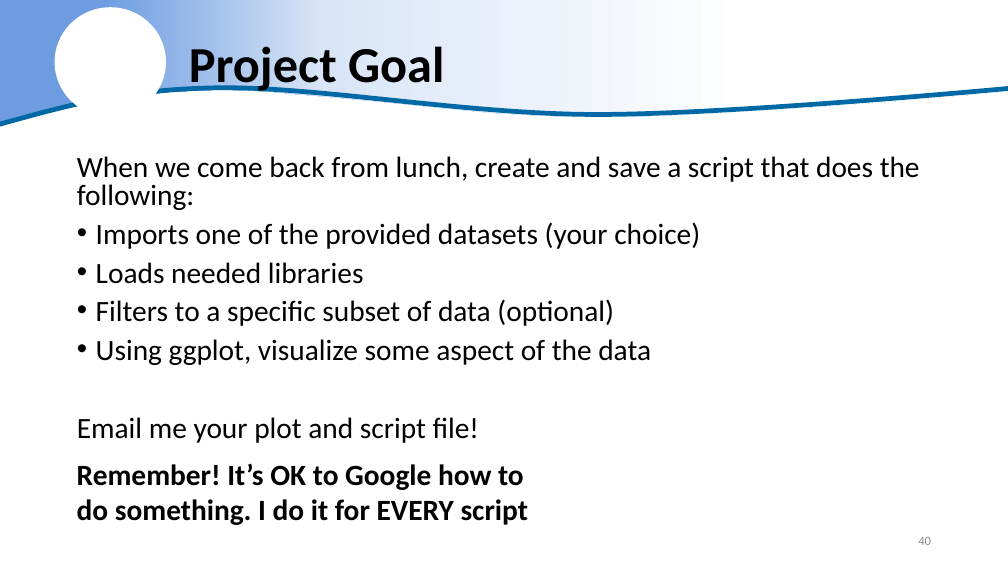
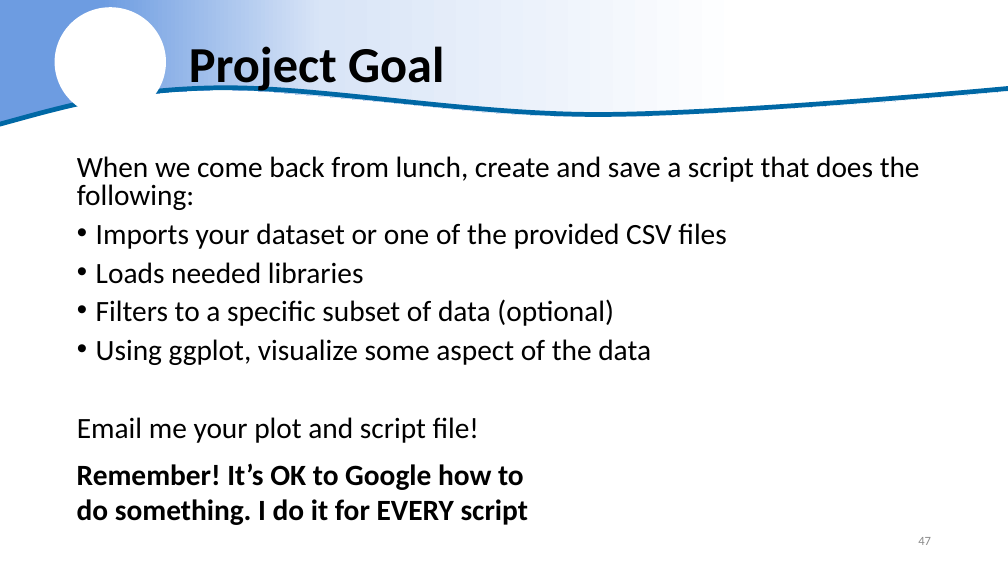
Before and after one commit to justinpriest/R_Intro_ADFG, a slide deck: slide 47 of The Basics of R - Day 2.pptx (slide 40 before the commit). Drawn at 1008x567 pixels with LibreOffice and Linux fonts; fonts in the diff are those of the drawing; background and template pictures are left out. Boxes give left, top, right and bottom in pixels: in the first picture for what was removed or moved away, otherwise in the second. Text is boxed around its words. In the diff, an @@ line names an element or a change of style, - is before the commit and + after.

```diff
--- a/The Basics of R - Day 2.pptx
+++ b/The Basics of R - Day 2.pptx
@@ text at (x1=96, y1=223, x2=726, y2=249): text changed @@
-• Imports one of the provided datasets (your choice)
+• Imports your dataset or one of the provided CSV files
@@ page number at (x1=918, y1=537, x2=931, y2=545): text changed @@
-40
+47
```
Also in this commit, not shown: 17 other slides changed, 7 slides added, 19 other files.
